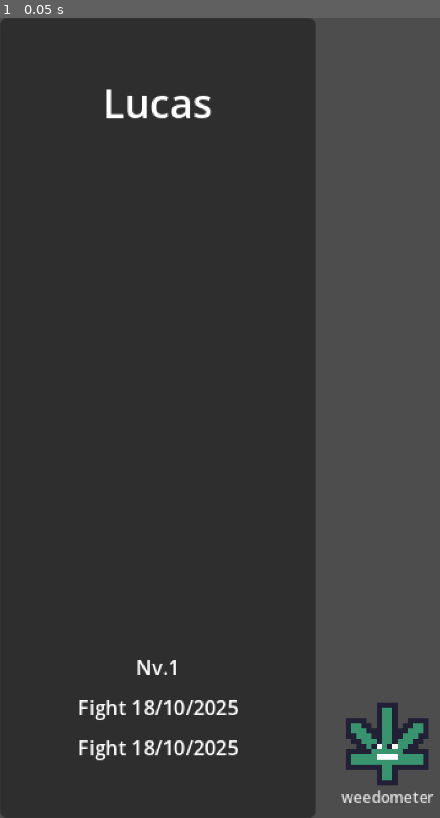
Above: before the commit, frame 1.
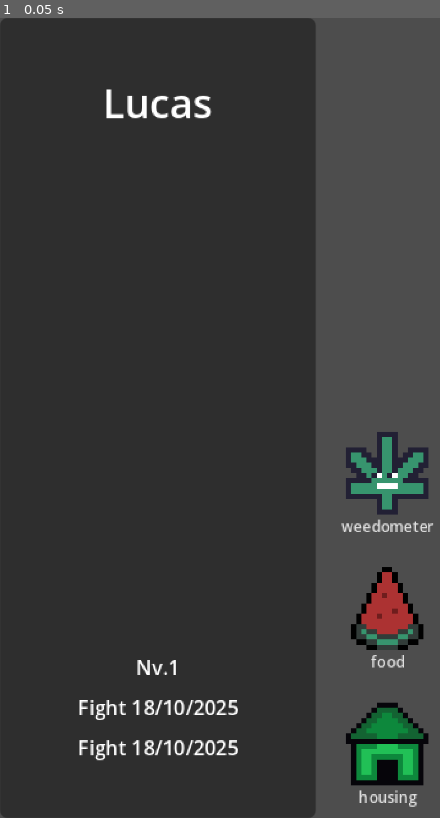
Above: after the commit, the same moment.

Repository: lucasjanta/rpg-life
Game: Godot game, scene res://scenes/main_menu.tscn
Two runs of this game, one before a commit and one after it. Both use one fixed random seed, a clock stepped at 60 frames per second and the inputs below.
Inputs:
- Up to frame 1 (0.05 s): no input

The runs differ from the first frame. In frame 1, 4.5% of the frame differs, in the area x 77-99%, y 51-99%.

Commit message:
making a party system

Diff:
--- a/project.godot
+++ b/project.godot
@@ -22,6 +22,7 @@
 window/size/window_width_override=540
 window/size/window_height_override=957
 window/stretch/mode="canvas_items"
+window/handheld/orientation=1
 
 [rendering]
 
--- /dev/null
+++ b/scenes/main_menu.gd
@@ -0,0 +1 @@
+extends Control
--- a/scenes/main_menu.tscn
+++ b/scenes/main_menu.tscn
@@ -1,6 +1,9 @@
-[gd_scene load_steps=3 format=3 uid="uid://cvr7o0xxy3kcm"]
+[gd_scene load_steps=6 format=3 uid="uid://cvr7o0xxy3kcm"]
 
 [ext_resource type="Texture2D" uid="uid://bewno88f1k2po" path="res://assets/icons/weedometer_normal_eyes.png" id="1_l6cm7"]
+[ext_resource type="Script" uid="uid://cdmmuhddxxogv" path="res://scenes/main_menu.gd" id="1_wu84c"]
+[ext_resource type="Texture2D" uid="uid://v4q0j1gbf82f" path="res://assets/icons/food_normal.png" id="2_ekxnf"]
+[ext_resource type="Texture2D" uid="uid://cq6sfr6c2xt2s" path="res://assets/icons/house.png" id="3_bqqt6"]
 
 [sub_resource type="StyleBoxEmpty" id="StyleBoxEmpty_l6cm7"]
 
@@ -11,6 +14,7 @@
 anchor_bottom = 1.0
 grow_horizontal = 2
 grow_vertical = 2
+script = ExtResource("1_wu84c")
 
 [node name="HBoxContainer" type="HBoxContainer" parent="."]
 layout_mode = 1
@@ -70,7 +74,7 @@
 layout_mode = 2
 alignment = 2
 
-[node name="Button" type="Button" parent="HBoxContainer/VBoxContainer2"]
+[node name="WeedometerButton" type="Button" parent="HBoxContainer/VBoxContainer2"]
 custom_minimum_size = Vector2(50, 50)
 layout_mode = 2
 theme_override_font_sizes/font_size = 6
@@ -82,3 +86,29 @@
 icon_alignment = 1
 vertical_icon_alignment = 0
 expand_icon = true
+
+[node name="FoodButton" type="Button" parent="HBoxContainer/VBoxContainer2"]
+custom_minimum_size = Vector2(50, 50)
+layout_mode = 2
+theme_override_font_sizes/font_size = 6
+theme_override_styles/focus = SubResource("StyleBoxEmpty_l6cm7")
+text = "food"
+icon = ExtResource("2_ekxnf")
+flat = true
+text_overrun_behavior = 2
+icon_alignment = 1
+vertical_icon_alignment = 0
+expand_icon = true
+
+[node name="HouseButton" type="Button" parent="HBoxContainer/VBoxContainer2"]
+custom_minimum_size = Vector2(50, 50)
+layout_mode = 2
+theme_override_font_sizes/font_size = 6
+theme_override_styles/focus = SubResource("StyleBoxEmpty_l6cm7")
+text = "housing"
+icon = ExtResource("3_bqqt6")
+flat = true
+text_overrun_behavior = 2
+icon_alignment = 1
+vertical_icon_alignment = 0
+expand_icon = true
Binary file added: assets/icons/food_normal.png
Not shown, added: assets/icons/food_normal.png.import
Binary file added: assets/icons/house.png
Not shown, added: assets/icons/house.png.import
Not shown, added: scenes/main_menu.gd.uid
